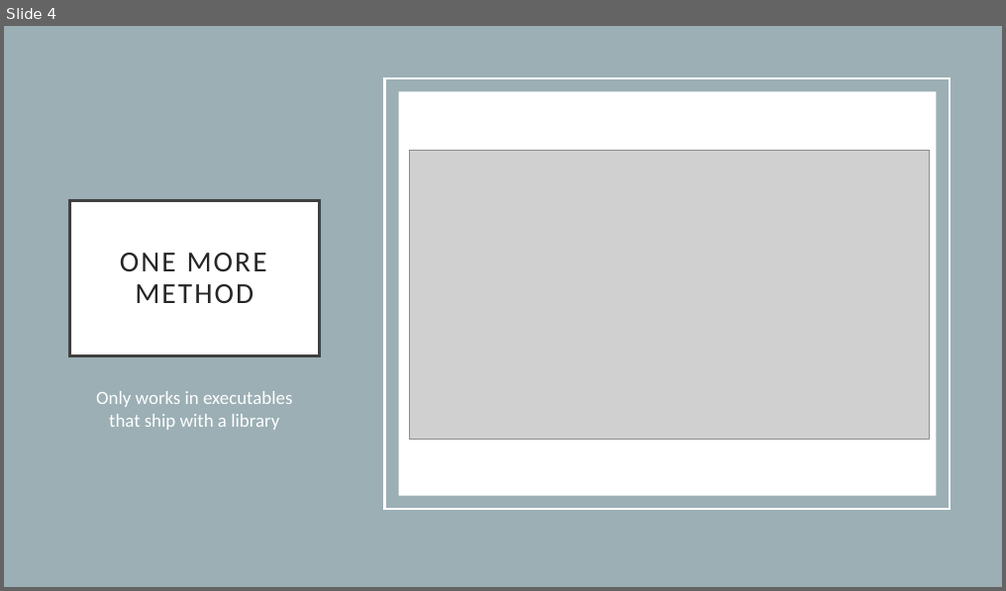
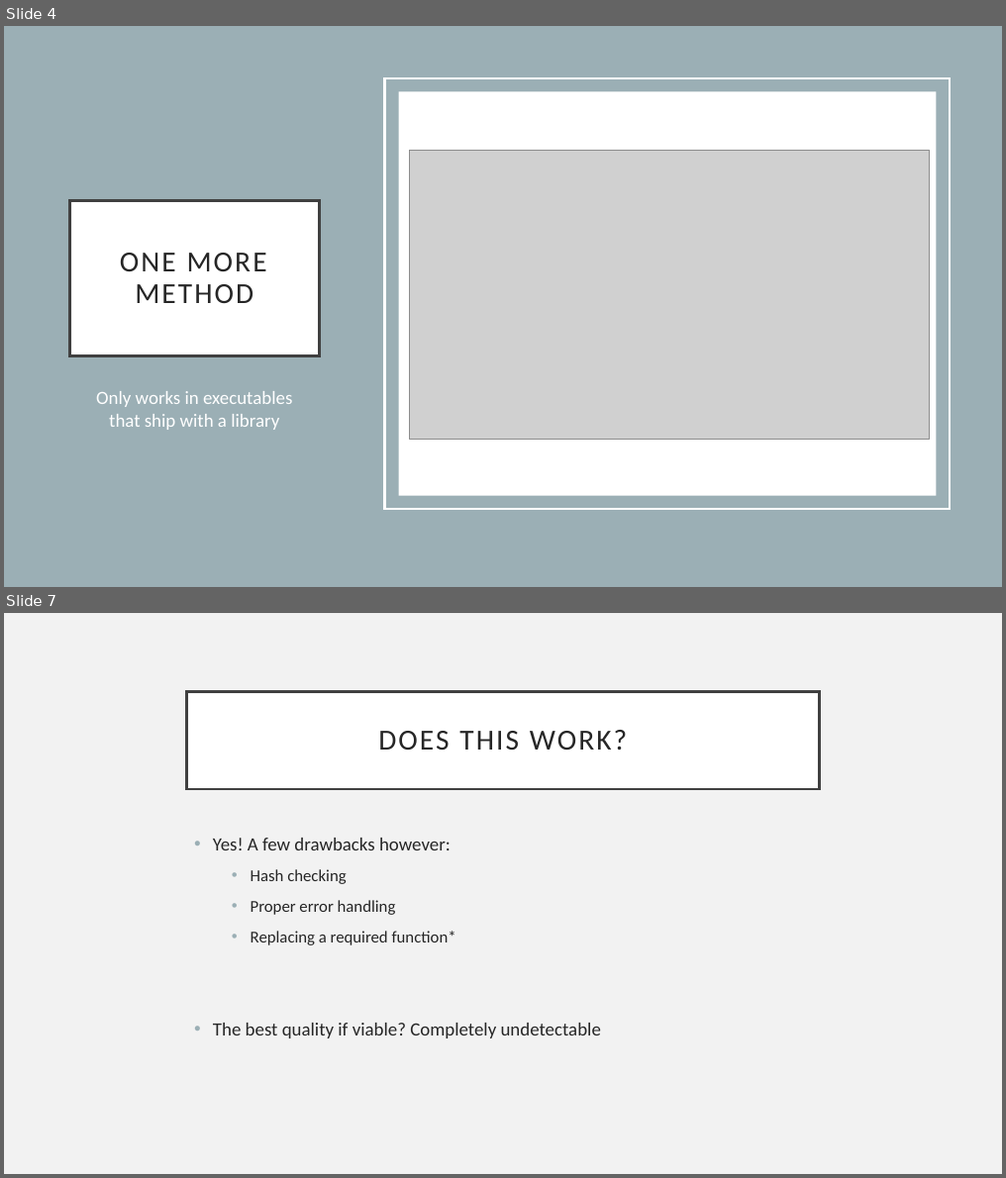
Before and after one commit to Rasool221/NWMSU_CDC_Presentation, a slide deck: NWMSU_CyberSecurity_Presentation.pptx. Shown one above the other, each under a label of ours: slide 4 before the commit, slides 4 and 7 after it; the slides between them are not shown. The pictures are 1006x591 and 1006x1178 pixels, drawn with LibreOffice and Linux fonts; fonts in the diff are those of the drawing; grey boxes stand for pictures. Boxes give left, top, right and bottom in pixels: in the first picture for what was removed or moved away, otherwise in the second. Text is boxed around its words. In the diff, an @@ line names an element or a change of style, - is before the commit and + after.

```diff
--- a/NWMSU_CyberSecurity_Presentation.pptx
+++ b/NWMSU_CyberSecurity_Presentation.pptx
@@ slide 7 added at [4, 613, 1002, 1174], background #F2F2F2 @@
@@ title added at [187, 691, 819, 789], fill #FFFFFF, outline #404040 2.5 pt, 28 pt, text #262626 @@
+DOES THIS WORK?
@@ text added at [213, 838, 601, 1039], 18 pt, text #262626 @@
+• Yes! A few drawbacks however:
+    • Hash checking
+    • Proper error handling
+    • Replacing a required function*
+• The best quality if viable? Completely undetectable
```
Also in this commit, not shown: 2 other slides added.
